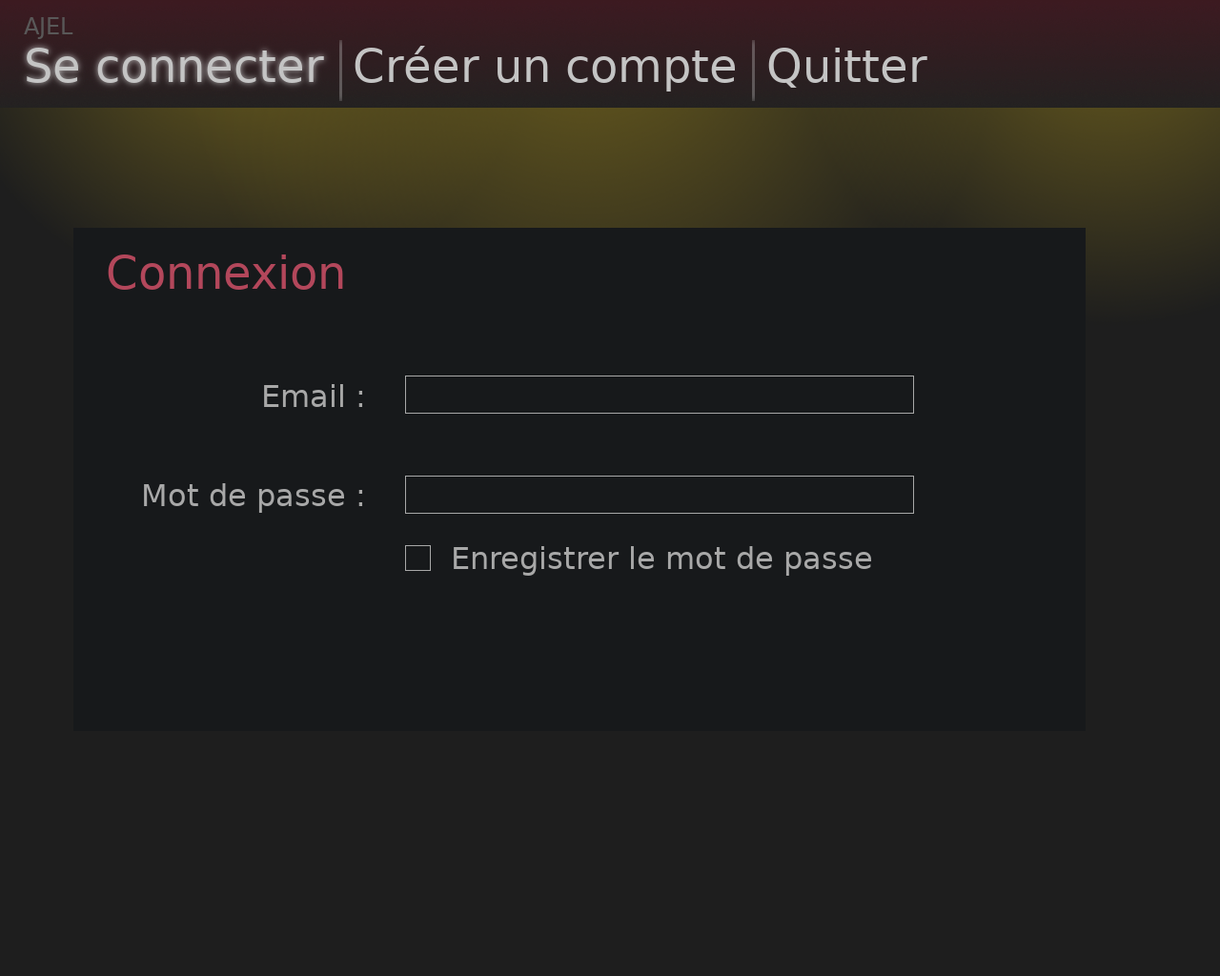
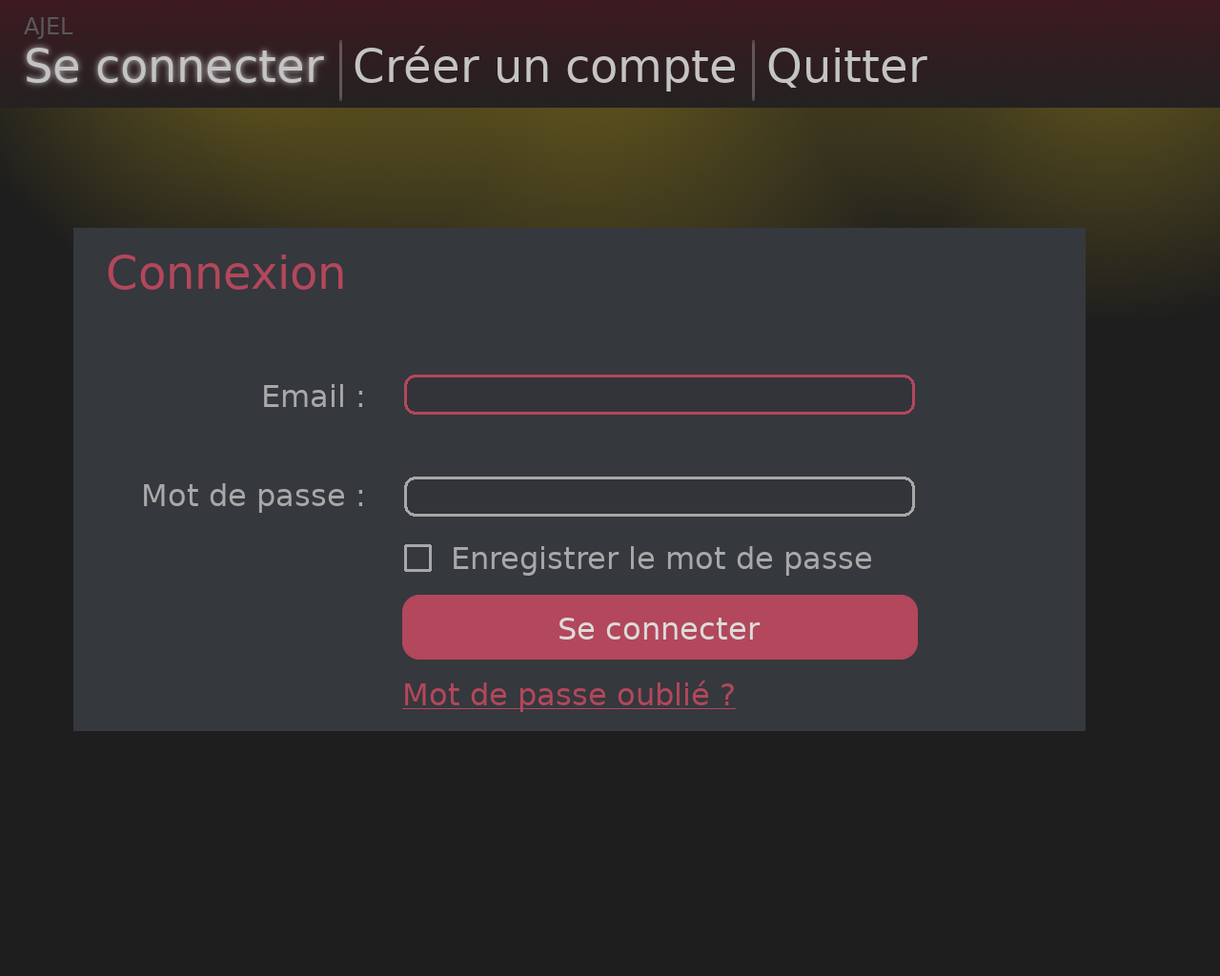
The second 1220 × 976 image is a revision of the first. Changes to its layers:
renamed "formulaire" to "formulaire #1", moved it above "formulaire #2", painted on it over [404, 374, 916, 415]
renamed "Copie de formulaire" to "formulaire #2", painted on it over [404, 475, 916, 517]
painted on "checkbox" over [404, 544, 432, 573]
added layer "Se connecter #2" in group "Connexion" over [559, 617, 761, 640]
added layer "accepter" in group "Connexion" over [402, 594, 919, 660]
added layer "Mot de passe oublié ?" in group "Connexion" over [402, 680, 737, 713]
painted on "Arrière-plan formulaire" over [73, 227, 1086, 732]
